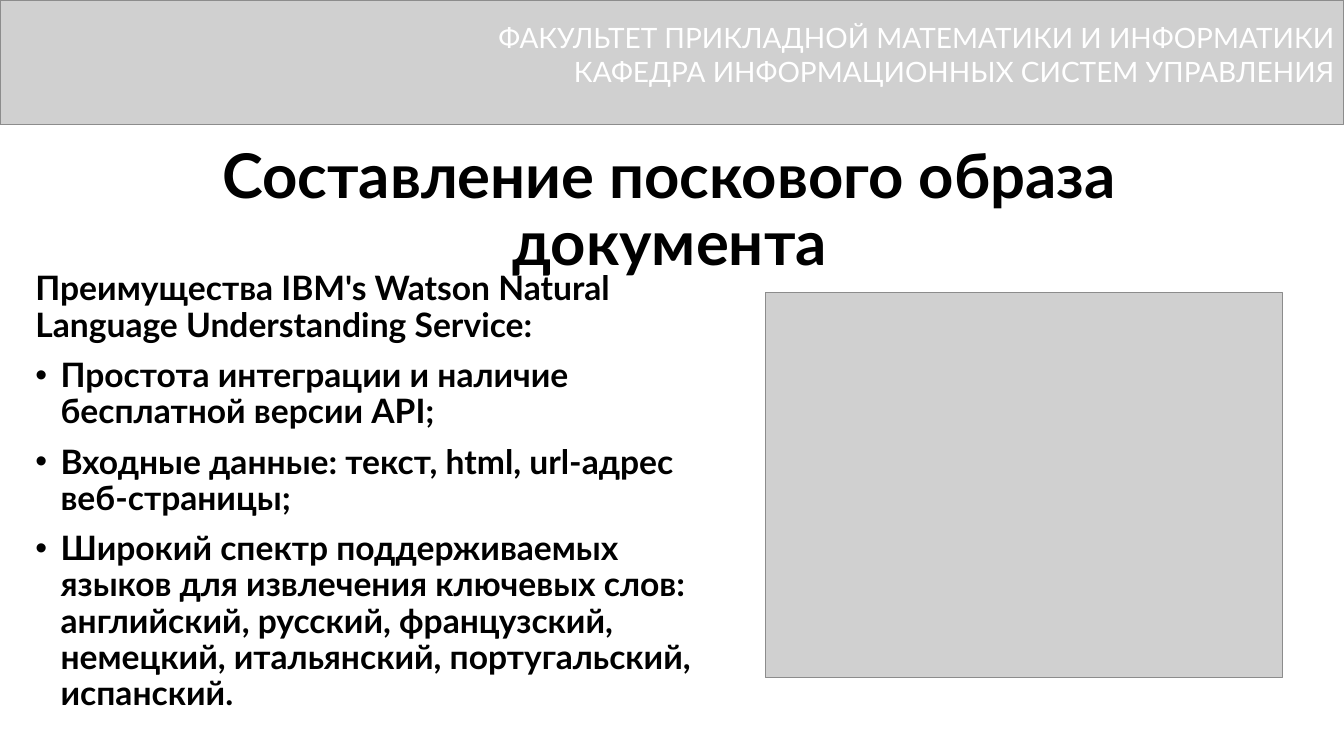
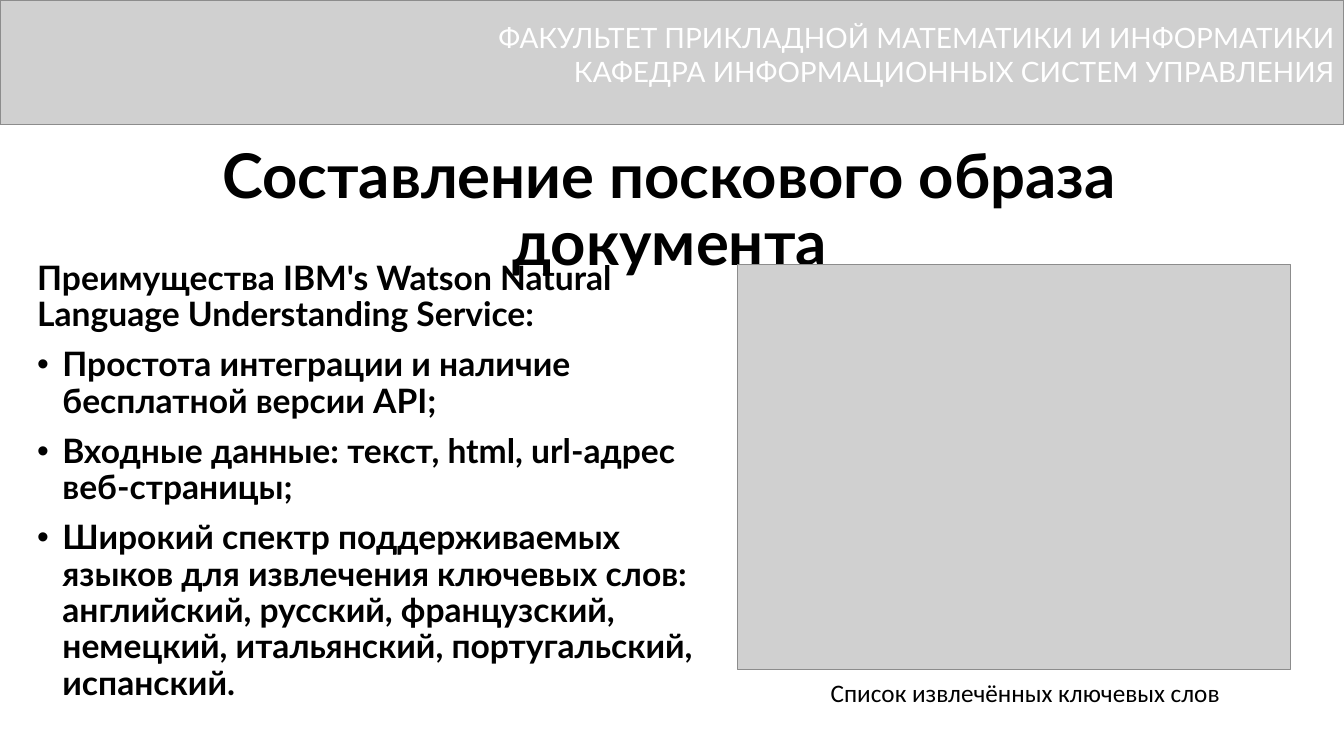
Before and after one commit to DimkaFPM/diplom, a slide deck: slide 6 of presentetion.pptx. Drawn at 1344x756 pixels with LibreOffice and Linux fonts; fonts in the diff are those of the drawing; grey boxes stand for pictures. Boxes give left, top, right and bottom in pixels: in the first picture for what was removed or moved away, otherwise in the second. Text is boxed around its words. In the diff, an @@ line names an element or a change of style, - is before the commit and + after.

```diff
--- a/presentetion.pptx
+++ b/presentetion.pptx
@@ text "Преимущества IBM's Watson Natural Language ...": place and size @@
-text "Преимущества IBM's Watson Natural Language ..." at (35, 272, 691, 706)
+text "Преимущества IBM's Watson Natural Language ..." at (37, 261, 693, 696)
@@ picture: place and size @@
-picture at (765, 292, 1282, 678)
+picture at (738, 264, 1292, 669)
@@ text added at (831, 685, 1220, 702), 18 pt, text #000000 @@
+Список извлечённых ключевых слов
```
Also in this commit, not shown: 1 other slide changed.
